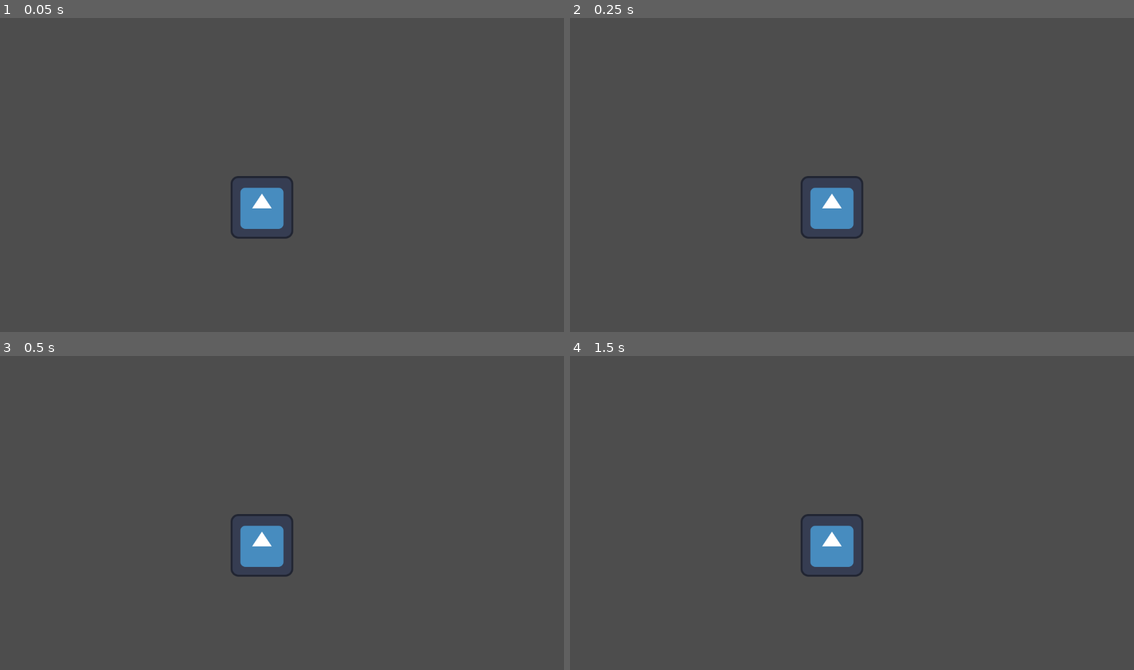
Above: before the commit, frames 1-4 (two rows, left to right).
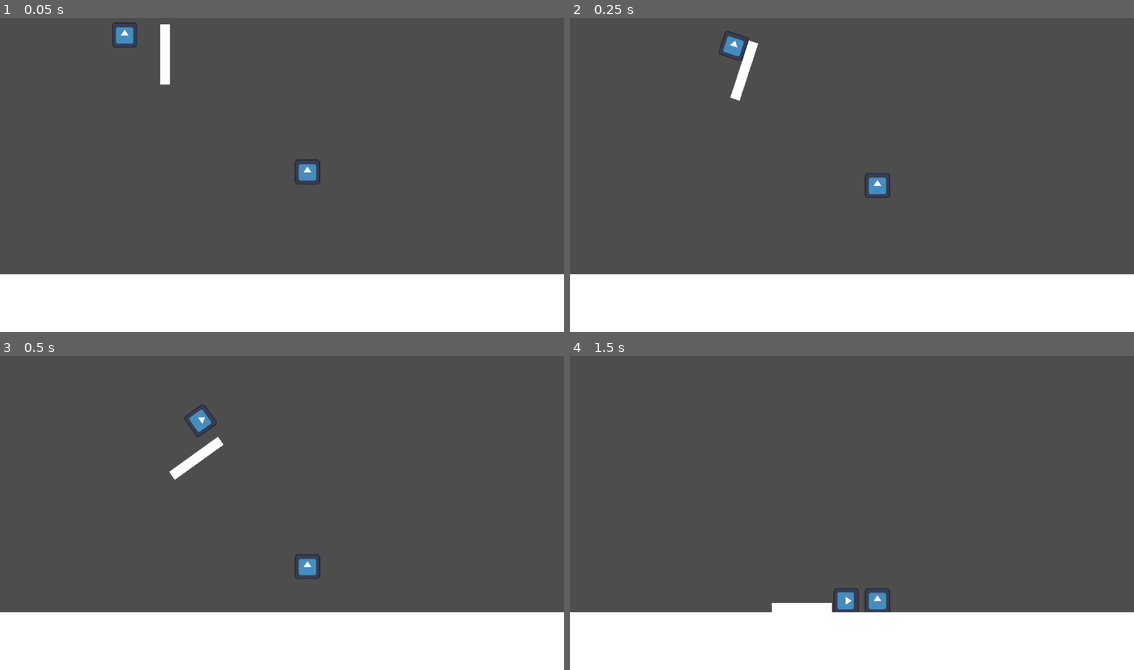
Above: after the commit, the same moments.

Repository: 101zh/jumpstart
Game: Godot game, scene res://Test.tscn
Same seed, same stepped clock (60 frames per second), same inputs: the game is played once before the commit and once after it. Before the commit the project has no main scene; this scene is started directly in both runs. The engine's default icon, where the game draws it, is replaced by a stand-in: a white triangle on a blue panel in a dark square.
Inputs:
- Up to frame 1 (0.05 s): no input
- Up to frame 2 (0.25 s): no input
- Up to frame 3 (0.5 s): no input
- Up to frame 4 (1.5 s): tap Enter at 0.5 s

The runs differ from the first frame. In frame 1, 21% of the frame differs, in the area x 0-100%, y 1-100%; in frame 2, 21%, in the area x 0-100%, y 4-100%; in frame 3, 21%; in frame 4, 20%.

Commit message:
prototype some game physics

Diff:
--- a/Test.tscn
+++ b/Test.tscn
@@ -1,11 +1,63 @@
-[gd_scene load_steps=2 format=3 uid="uid://dnnka5th1gldj"]
+[gd_scene load_steps=7 format=3 uid="uid://dnnka5th1gldj"]
 
 [ext_resource type="Texture2D" uid="uid://badksuhth80x4" path="res://icon.svg" id="1_mtyf4"]
 
+[sub_resource type="RectangleShape2D" id="RectangleShape2D_myinc"]
+
+[sub_resource type="CanvasTexture" id="CanvasTexture_myinc"]
+
+[sub_resource type="WorldBoundaryShape2D" id="WorldBoundaryShape2D_myinc"]
+
+[sub_resource type="RectangleShape2D" id="RectangleShape2D_njov2"]
+size = Vector2(20, 123)
+
+[sub_resource type="CanvasTexture" id="CanvasTexture_njov2"]
+
 [node name="Node2D" type="Node2D"]
 
-[node name="Sprite2D" type="Sprite2D" parent="."]
-position = Vector2(535, 393)
+[node name="Enemy2" type="RigidBody2D" parent="."]
+position = Vector2(238, 40)
+linear_velocity = Vector2(500, 0)
+
+[node name="CollisionShape2D" type="CollisionShape2D" parent="Enemy2"]
+scale = Vector2(2.5, 2.5)
+shape = SubResource("RectangleShape2D_myinc")
+
+[node name="Sprite2D" type="Sprite2D" parent="Enemy2"]
+scale = Vector2(0.4, 0.4)
 texture = ExtResource("1_mtyf4")
 
-[node name="Node2D" type="Node2D" parent="."]
+[node name="Enemy" type="RigidBody2D" parent="."]
+position = Vector2(628, 320)
+
+[node name="CollisionShape2D" type="CollisionShape2D" parent="Enemy"]
+scale = Vector2(2.5, 2.5)
+shape = SubResource("RectangleShape2D_myinc")
+
+[node name="Sprite2D" type="Sprite2D" parent="Enemy"]
+scale = Vector2(0.4, 0.4)
+texture = ExtResource("1_mtyf4")
+
+[node name="Ground" type="Sprite2D" parent="."]
+position = Vector2(540, 622.75)
+scale = Vector2(1450, 184.5)
+texture = SubResource("CanvasTexture_myinc")
+
+[node name="StaticBody2D" type="StaticBody2D" parent="Ground"]
+position = Vector2(0.0131034, -0.49729)
+scale = Vector2(0.000689655, 0.00542006)
+
+[node name="CollisionShape2D" type="CollisionShape2D" parent="Ground/StaticBody2D"]
+shape = SubResource("WorldBoundaryShape2D_myinc")
+
+[node name="Log" type="RigidBody2D" parent="."]
+position = Vector2(-8, -121)
+
+[node name="CollisionShape2D" type="CollisionShape2D" parent="Log"]
+position = Vector2(345, 200.5)
+shape = SubResource("RectangleShape2D_njov2")
+
+[node name="Sprite2D" type="Sprite2D" parent="Log"]
+position = Vector2(345, 200.5)
+scale = Vector2(20, 123)
+texture = SubResource("CanvasTexture_njov2")
--- a/project.godot
+++ b/project.godot
@@ -11,6 +11,7 @@
 [application]
 
 config/name="jumpstart"
+run/main_scene="uid://dnnka5th1gldj"
 config/features=PackedStringArray("4.4", "GL Compatibility")
 config/icon="res://icon.svg"
 
